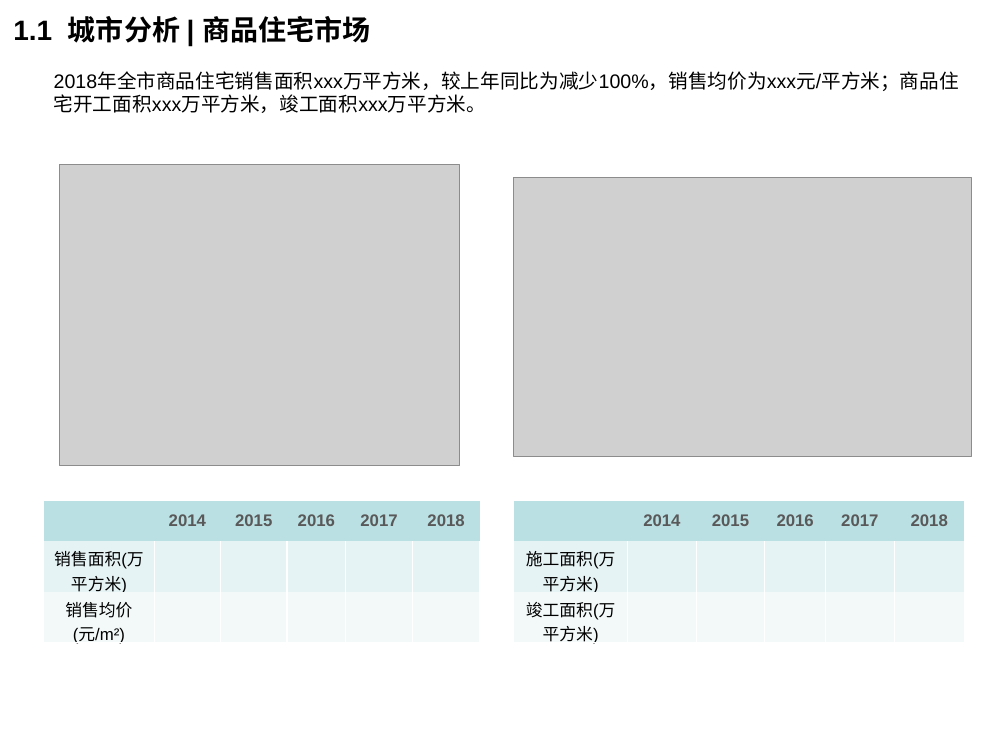
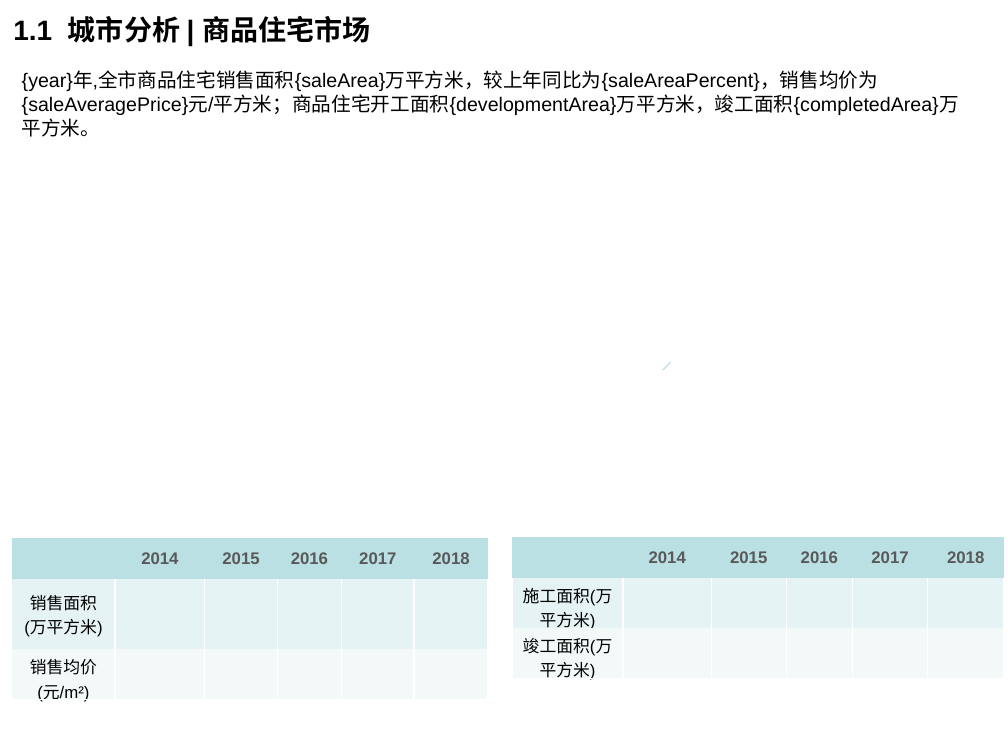
Before and after one commit to lizhou828/python_hello_world, a slide deck: slide 10 of helloWorld/ppt_template/diyun_land_report_template.pptx. Drawn at 1008x756 pixels with LibreOffice and Linux fonts; fonts in the diff are those of the drawing; grey boxes stand for pictures; background and template pictures are left out. Boxes give left, top, right and bottom in pixels: in the first picture for what was removed or moved away, otherwise in the second. Text is boxed around its words. In the diff, an @@ line names an element or a change of style, - is before the commit and + after.

```diff
--- a/helloWorld/ppt_template/diyun_land_report_template.pptx
+++ b/helloWorld/ppt_template/diyun_land_report_template.pptx
@@ text at [22,72,959,137]: text changed @@
-2018年全市商品住宅销售面积xxx万平方米，较上年同比为减少100%，销售均价为xxx元/平方米；商品住宅开工面积xxx万平方米，竣工面积xxx万平方米。
+{year}年,全市商品住宅销售面积{saleArea}万平方米，较上年同比为{saleAreaPercent}，销售均价为{saleAveragePrice}元/平方米；商品住宅开工面积{developmentArea}万平方米，竣工面积{completedArea}万平方米。
@@ picture removed at [59,164,460,466] @@
@@ picture removed at [513,177,971,457] @@
@@ line added from (670, 362) to (662, 370), #B6DCDF 0.75 pt @@
@@ table: place and size @@
-table at [43,501,481,648]
+table at [12,538,488,706]
@@ table: place and size @@
-table at [513,501,964,648]
+table at [512,536,1004,684]
```
Also in this commit, not shown: 4 other files.
